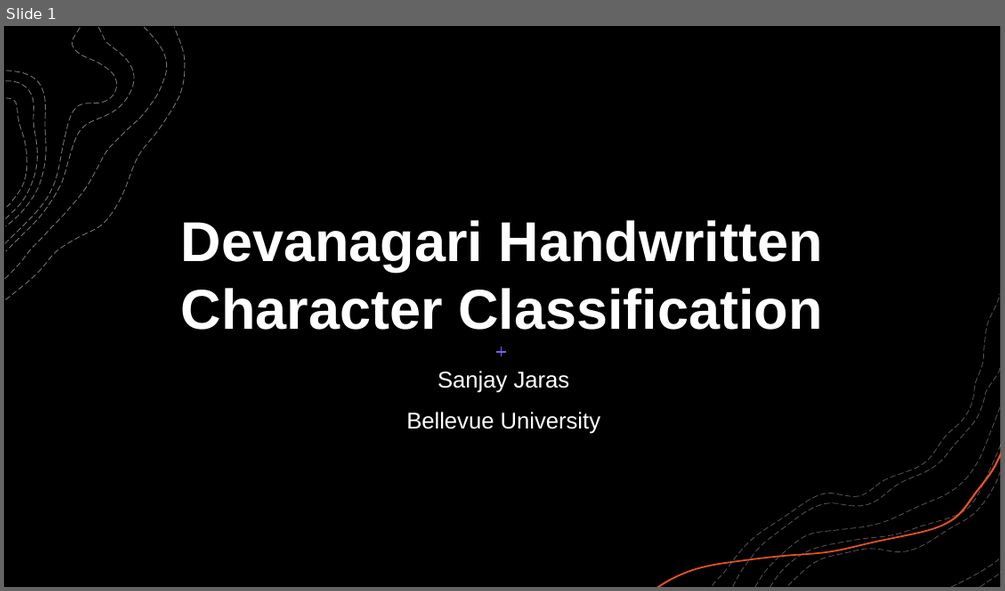
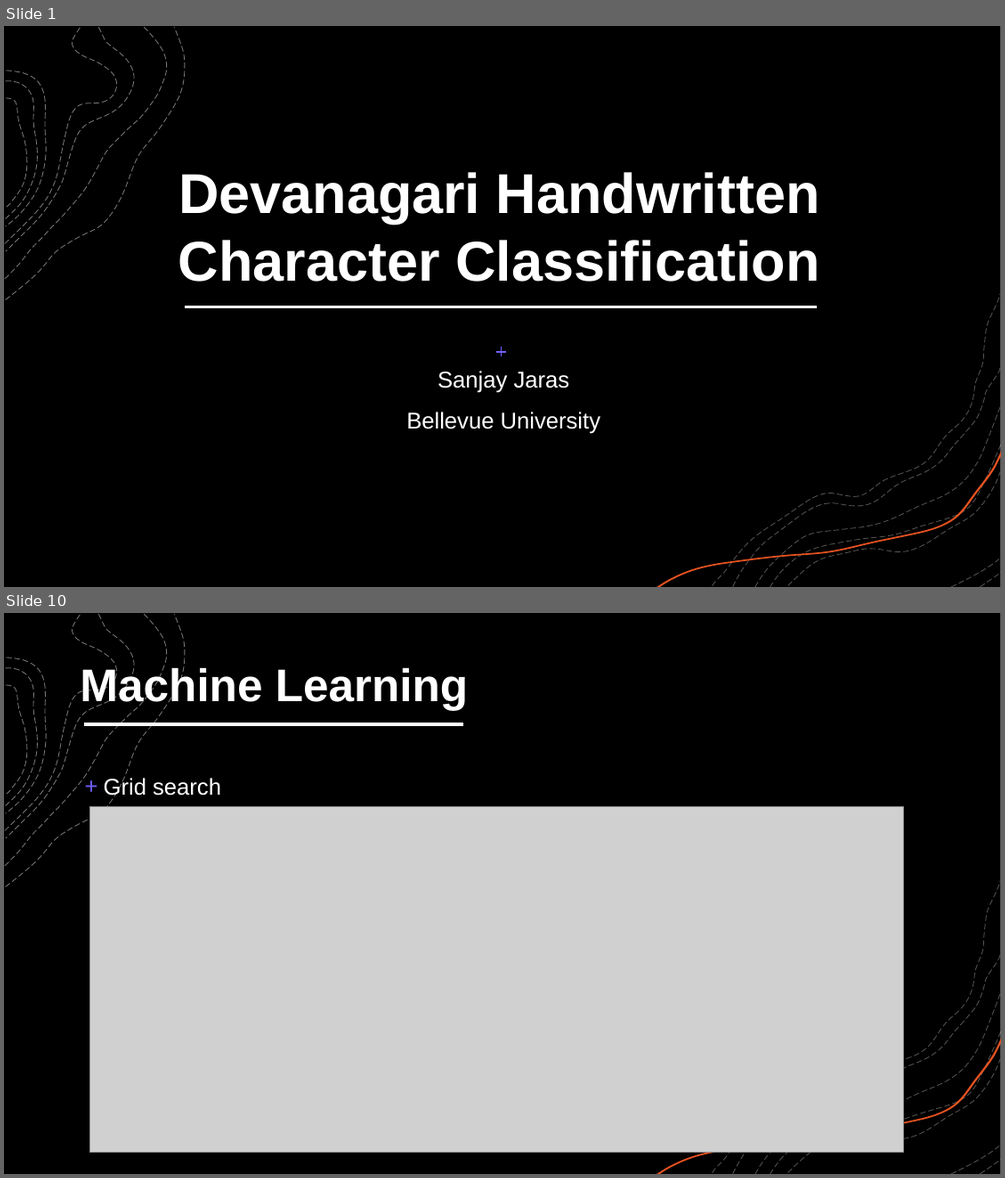
Before and after one commit to sanjayjaras/sanjayjaras.github.io, a slide deck: Projects/Handwritten-Devanagari-Char-Classification/Project Presentation4.pptx. Shown one above the other, each under a label of ours: slide 1 before the commit, slides 1 and 10 after it; the slides between them are not shown. The pictures are 1005x591 and 1005x1178 pixels, drawn with LibreOffice and Linux fonts; fonts in the diff are those of the drawing; grey boxes stand for pictures; background and template pictures are left out; a plain dark background stands for a picture behind light text. Boxes give left, top, right and bottom in pixels: in the first picture for what was removed or moved away, otherwise in the second. Text is boxed around its words. In the diff, an @@ line names an element or a change of style, - is before the commit and + after.

```diff
--- a/Projects/Handwritten-Devanagari-Char-Classification/Project Presentation4.pptx
+++ b/Projects/Handwritten-Devanagari-Char-Classification/Project Presentation4.pptx
@@ slide 10 added at box(4, 613, 1001, 1174), background picture (left out); not listed: 11 template elements that a slide beside it also shows @@
@@ rectangle added at box(4, 613, 1001, 1174), fill #FFFFFF, outline #F2F2F2 1 pt @@
@@ rectangle added at box(4, 613, 1001, 1174), fill #000000 @@
@@ text added at box(80, 665, 468, 710), 44 pt, text #FFFFFF, bold @@
+Machine Learning
@@ group added at box(5, 615, 185, 887): 7 freeform shapes @@
@@ line added from (85, 724) to (463, 724), #FFFFFF 3 pt @@
@@ text added at box(104, 776, 221, 800), 22 pt, text #FFFFFF @@
++ Grid search
@@ picture added at box(90, 806, 904, 1152) @@
@@ group added at box(657, 881, 1001, 1174): 8 freeform shapes @@
@@ slide 1 changed as well @@
@@ title "Devanagari Handwritten Character Classification": place and size @@
-title "Devanagari Handwritten Character Classification" at box(181, 220, 823, 329)
+title "Devanagari Handwritten Character Classification" at box(178, 172, 820, 281)
@@ line added from (185, 306) to (817, 306), #FFFFFF 3 pt @@
```
Also in this commit, not shown: 14 other slides added, 2 other files.
